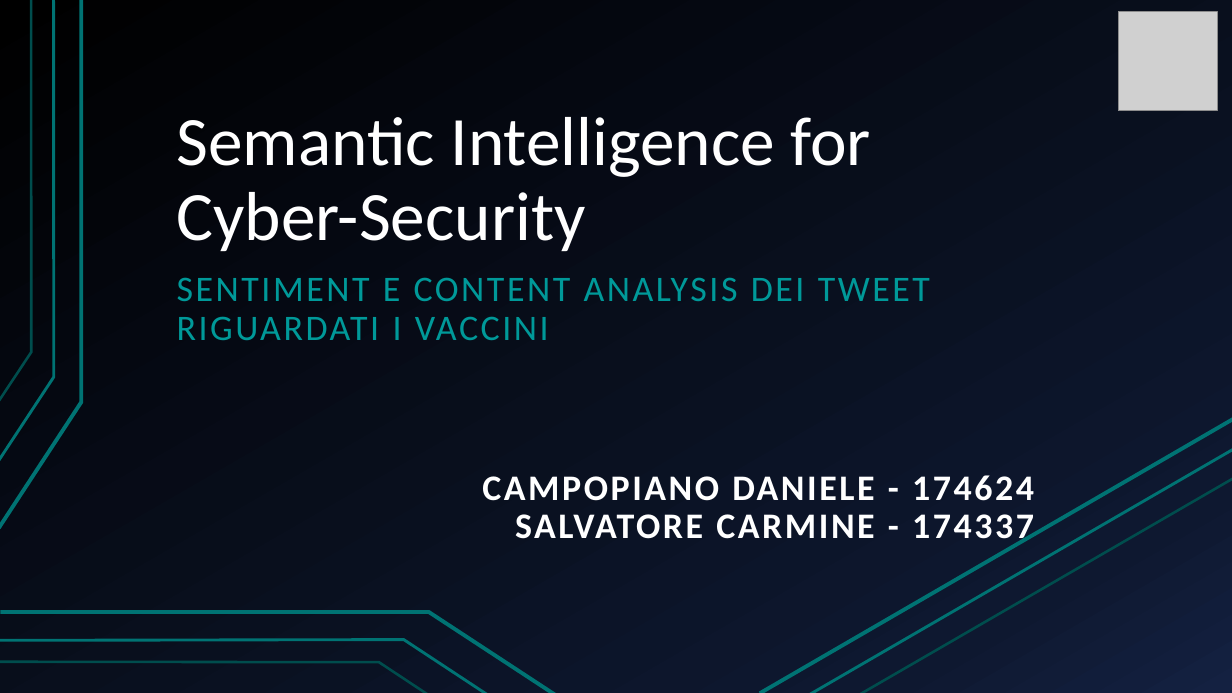
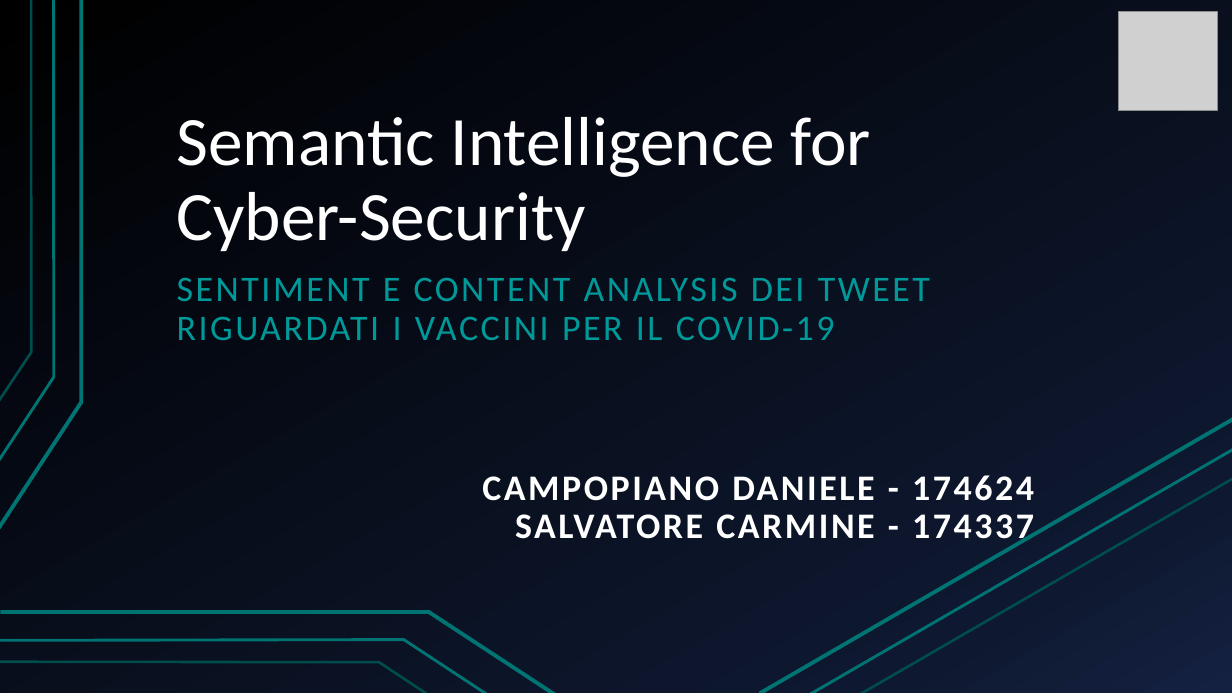
Before and after one commit to DanieleCampopiano/Semantic-Intelligence, a slide deck: slide 1 of Presentazione/Presentazione Progetto.pptx. Drawn at 1232x693 pixels with LibreOffice and Linux fonts; fonts in the diff are those of the drawing; grey boxes stand for pictures. Boxes give left, top, right and bottom in pixels: in the first picture for what was removed or moved away, otherwise in the second. Text is boxed around its words. In the diff, an @@ line names an element or a change of style, - is before the commit and + after.

Commit message:
Rimozione della funzionalità di calcolo del Sentiment di una frase passata in input e aggiunta delle conclusioni alla file Presentazione Progetto.pptx

```diff
--- a/Presentazione/Presentazione Progetto.pptx
+++ b/Presentazione/Presentazione Progetto.pptx
@@ subtitle at [177,277,930,340]: text changed @@
-SENTIMENT E CONTENT ANALYSIS DEI TWEET RIGUARDATI I VACCINI
+SENTIMENT E CONTENT ANALYSIS DEI TWEET RIGUARDATI I VACCINI PER IL COVID-19
```
Also in this commit, not shown: 3 other slides changed, 6 slides added, 2 slides removed, 2 other files.
